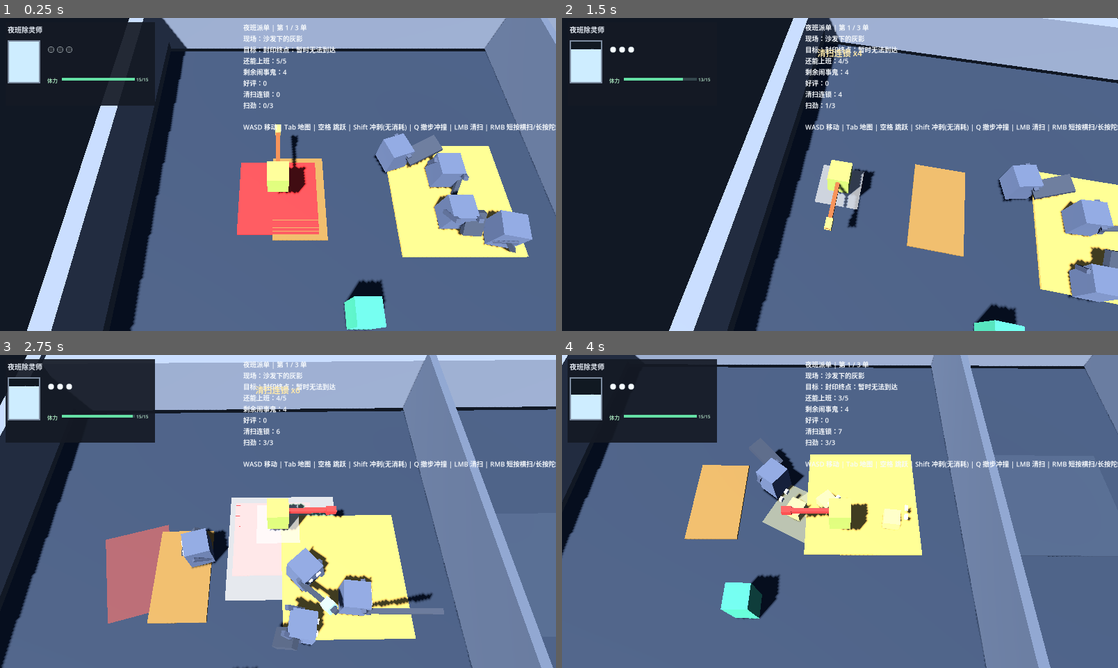
Above: before the commit, frames 1-4 (two rows, left to right).
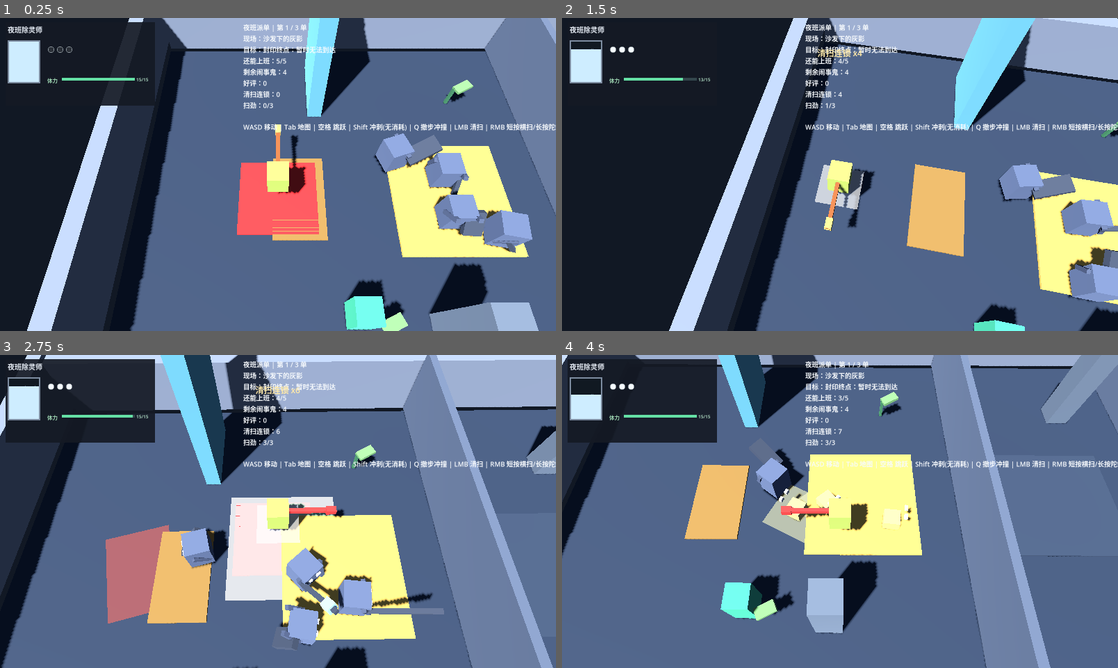
Above: after the commit, the same moments.

Repository: l754121012-afk/Ychuling
Game: Godot game, scene res://scenes/main/V2FirstLoop.tscn
The game is run twice, just before and just after one commit, with the same random seed, the same clock (stepped at 60 frames per second) and the same inputs.
Inputs (mouse positions are in pixels of both pictures, inside the frame that each line leads up to):
- Up to frame 1 (0.25 s): no input
- Up to frame 2 (1.5 s): tap Enter (confirm) at 0.5 s; move the mouse to (962, 158) at 0.52 s; hold D (move_right) 0.53-1.28 s; right-click (962, 158) at 0.6 s; click (962, 158) at 0.67 s; tap Space (jump) at 0.77 s; move the mouse to (728, 190) at 1.27 s; hold S (move_down) from 1.28 s (still down); click (728, 190) at 1.35 s
- Up to frame 3 (2.75 s): tap Space (jump) at 1.52 s; right-click (166, 527) at 1.55 s; move the mouse to (333, 442) at 2.02 s; release S (move_down) at 2.03 s; hold D (move_right) from 2.03 s (still down); tap Enter (confirm) at 2.1 s; right-click (333, 442) at 2.3 s
- Up to frame 4 (4 s): move the mouse to (812, 574) at 2.77 s; release D (move_right) at 2.78 s; hold W (move_up) 2.78-3.53 s; tap Shift (dash) at 2.85 s; click (812, 574) at 2.92 s; tap Space (jump) at 3.02, 3.77 s; right-click (812, 574) at 3.05 s; move the mouse to (1006, 558) at 3.52 s; hold A (move_left) from 3.53 s (still down); hold X (heal) from 3.53 s (still down); right-click (1006, 558) at 3.8 s

The runs differ from the first frame. In frame 1, 5.8% of the frame differs, in the area x 54-97%, y 0-100%; in frame 2, 3.8%; in frame 3, 6.4%; in frame 4, 6.5%, in the area x 28-100%, y 0-90%.

Commit message:
feat(v2): ritual skybeam effects, breakables and env component toolkit

Diff:
--- a/project/scripts/main/M2RouteLab.gd
+++ b/project/scripts/main/M2RouteLab.gd
@@ -5,6 +5,9 @@
 const LiquidBarScript := preload("res://scripts/ui/LiquidHealthBar.gd")
 const GateScript := preload("res://scripts/v2/V2AbilityGate.gd")
 const PickupScript := preload("res://scripts/v2/V2AbilityPickup.gd")
+const RitualScript := preload("res://scripts/v2/V2RitualEffect.gd")
+const EnvFactory := preload("res://scripts/v2/V2EnvFactory.gd")
+const BreakableScript := preload("res://scripts/v2/V2Breakable.gd")
 
 const CAMERA_HEIGHT := 10.5
 const CAMERA_BACK := 5.0
@@ -93,6 +96,7 @@
 	_build_hud()
 	_setup_map_hud()
 	_build_v2_npcs()
+	_build_v2_env_decor()
 	_activate_case(_case_index)
 
 
@@ -175,6 +179,7 @@
 	_reward_pickup = null
 	if is_instance_valid(_player):
 		_player.set_base_sweep_damage(2)
+	_spawn_ritual(Vector3(-8.0, 0.0, -3.6), Color("#eaffc9"))
 	_open_route_gate(0)
 	_show_event("获得夜巡印章：清扫伤害提升，下一案件门已打开")
 	_case_index = 1
@@ -233,6 +238,8 @@
 
 
 func _finish_shift() -> void:
+	if is_instance_valid(_target_marker):
+		_spawn_ritual(_target_marker.global_position, Color("#f2d77a"))
 	_shift_done = true
 	_review_count += 1
 	_set_pad_color(0, Color("#6fce8f"))
@@ -250,6 +257,7 @@
 	_target_auto_timer = 0.0
 	if is_instance_valid(_seal_gate):
 		_seal_gate.try_open({}, true)
+	_spawn_ritual(FINAL_POS, Color("#d9f6ff"))
 	_show_event("封印钥匙到手：封印终点已打开，走过去确认收工")
 	_update_hud()
 
@@ -283,6 +291,29 @@
 		var marker := PlaceholderKit.box("art_key_v2_npc_%s" % npc.id, Color("#57d4a5"), Vector3(0.8, 1.6, 0.8))
 		marker.position = npc.position + Vector3(0.0, 0.8, 0.0)
 		add_child(marker)
+
+
+func _build_v2_env_decor() -> void:
+	EnvFactory.waterfall(self, Vector3(-13.0, 0.0, -5.4), 3.0, 7.0)
+	EnvFactory.plant(self, Vector3(-11.5, 0.0, 4.5))
+	EnvFactory.plant(self, Vector3(-7.0, 0.0, -4.7))
+	EnvFactory.plant(self, Vector3(2.0, 0.0, 4.5))
+	EnvFactory.plant(self, Vector3(8.5, 0.0, -4.5))
+	EnvFactory.pillar(self, Vector3(-9.2, 0.0, 4.6), 0.45, 3.4)
+	EnvFactory.pillar(self, Vector3(1.2, 0.0, -4.7), 0.45, 3.8)
+	EnvFactory.pillar(self, Vector3(10.2, 0.0, 4.5), 0.6, 5.0)
+	for index in range(3):
+		var jar: StaticBody3D = BreakableScript.new()
+		jar.set("breakable_id", "night_jar_%d" % index)
+		add_child(jar)
+		jar.position = Vector3(-6.5 + index * 0.8, 0.0, 4.0)
+
+
+func _spawn_ritual(p_position: Vector3, p_color: Color = Color("#ffe08a")) -> void:
+	var effect: Node3D = RitualScript.new()
+	add_child(effect)
+	effect.global_position = p_position
+	effect.call("play", p_color)
 
 
 func _try_v2_npc() -> void:
--- /dev/null
+++ b/project/scripts/v2/V2Breakable.gd
@@ -0,0 +1,35 @@
+class_name V2Breakable
+extends StaticBody3D
+
+@export var breakable_id := ""
+
+
+func _ready() -> void:
+	if get_child_count() == 0:
+		var shape := SphereShape3D.new()
+		shape.radius = 0.55
+		var collision := CollisionShape3D.new()
+		collision.shape = shape
+		collision.position.y = 0.55
+		add_child(collision)
+
+
+func on_cleaned(_p_by: Node, _p_is_sweep: bool = false, _p_damage: int = 1) -> void:
+	_break_apart()
+
+
+func _break_apart() -> void:
+	if not is_inside_tree():
+		return
+	var parent := get_parent()
+	for index in range(4):
+		var fragment := PlaceholderKit.box("art_key_v2_breakable_fragment_%s_%d" % [breakable_id, index], Color("#9a8368"), Vector3(0.2, 0.2, 0.2))
+		parent.add_child(fragment)
+		fragment.global_position = global_position + Vector3(0.0, 0.8, 0.0)
+		var direction := Vector3(randf_range(-1.0, 1.0), randf_range(0.3, 1.0), randf_range(-1.0, 1.0)).normalized()
+		var tween := create_tween()
+		tween.set_parallel(true)
+		tween.tween_property(fragment, "global_position", fragment.global_position + direction * 2.0, 0.35)
+		tween.tween_property(fragment, "rotation_degrees", Vector3(randf_range(120.0, 300.0), randf_range(120.0, 300.0), randf_range(120.0, 300.0)), 0.35)
+		tween.chain().tween_callback(fragment.queue_free)
+	queue_free()
--- /dev/null
+++ b/project/scripts/v2/V2EnvFactory.gd
@@ -0,0 +1,45 @@
+class_name V2EnvFactory
+extends RefCounted
+
+
+static func platform(p_parent: Node, p_position: Vector3, p_size: Vector3, p_color: Color = Color("#8b96a8")) -> StaticBody3D:
+	var body := StaticBody3D.new()
+	p_parent.add_child(body)
+	body.position = p_position
+	var shape := BoxShape3D.new()
+	shape.size = p_size
+	var collision := CollisionShape3D.new()
+	collision.shape = shape
+	body.add_child(collision)
+	var mesh := PlaceholderKit.box("art_key_v2_platform", p_color, p_size)
+	body.add_child(mesh)
+	return body
+
+
+static func pillar(p_parent: Node, p_position: Vector3, p_radius: float = 0.5, p_height: float = 4.0, p_color: Color = Color("#7c8a9a")) -> MeshInstance3D:
+	var mesh := PlaceholderKit.box("art_key_v2_pillar", p_color, Vector3(p_radius * 2.0, p_height, p_radius * 2.0))
+	p_parent.add_child(mesh)
+	mesh.position = p_position + Vector3(0.0, p_height * 0.5, 0.0)
+	return mesh
+
+
+static func plant(p_parent: Node, p_position: Vector3, p_scale: float = 1.0) -> Node3D:
+	var host := Node3D.new()
+	host.name = "DecorPlant"
+	p_parent.add_child(host)
+	host.position = p_position
+	var stem := PlaceholderKit.box("art_key_v2_plant_stem", Color("#4f8f63"), Vector3(0.12, 1.0, 0.12) * p_scale)
+	stem.position.y = 0.5 * p_scale
+	host.add_child(stem)
+	var leaf := PlaceholderKit.box("art_key_v2_plant_leaf", Color("#8bc47a"), Vector3(0.7, 0.12, 0.4) * p_scale)
+	leaf.position = Vector3(0.3, 1.0, 0.0) * p_scale
+	leaf.rotation_degrees = Vector3(0.0, 25.0, 10.0)
+	host.add_child(leaf)
+	return host
+
+
+static func waterfall(p_parent: Node, p_position: Vector3, p_width: float = 3.0, p_height: float = 7.0) -> MeshInstance3D:
+	var mesh := PlaceholderKit.box("art_key_v2_waterfall", Color("#79c7d6"), Vector3(p_width * 0.2, p_height, p_width))
+	p_parent.add_child(mesh)
+	mesh.position = p_position + Vector3(0.0, p_height * 0.5, 0.0)
+	return mesh
--- /dev/null
+++ b/project/scripts/v2/V2RitualEffect.gd
@@ -0,0 +1,38 @@
+class_name V2RitualEffect
+extends Node3D
+
+const DURATION := 1.4
+
+
+func play(p_color: Color = Color("#ffe08a")) -> void:
+	var ring := PlaceholderKit.ground_quad("art_key_v2_ritual_ring", p_color, Vector2(5.0, 5.0))
+	ring.position.y = 0.06
+	add_child(ring)
+	ring.scale = Vector3(0.15, 0.15, 0.15)
+
+	var ring_tween := create_tween()
+	ring_tween.tween_property(ring, "scale", Vector3(2.2, 2.2, 2.2), 0.18)
+	ring_tween.tween_property(ring, "scale", Vector3(0.35, 0.35, 0.35), 0.2)
+
+	var beam := MeshInstance3D.new()
+	beam.name = "art_key_v2_ritual_beam"
+	var cylinder := CylinderMesh.new()
+	cylinder.top_radius = 0.6
+	cylinder.bottom_radius = 0.6
+	cylinder.height = 14.0
+	beam.mesh = cylinder
+	beam.material_override = PlaceholderKit.material_alpha(p_color, 0.75)
+	beam.position.y = 7.0
+	add_child(beam)
+	beam.scale = Vector3(0.02, 0.02, 0.02)
+
+	var beam_tween := create_tween()
+	beam_tween.tween_interval(0.34)
+	beam_tween.tween_property(beam, "scale", Vector3.ONE, 0.18)
+	beam_tween.tween_interval(0.5)
+	beam_tween.tween_property(beam, "scale", Vector3(1.5, 1.1, 1.5), 0.3)
+	beam_tween.tween_callback(_finish)
+
+
+func _finish() -> void:
+	queue_free()
--- /dev/null
+++ b/project/tests/v2_env_components_smoke.gd
@@ -0,0 +1,27 @@
+extends SceneTree
+
+const EnvFactory := preload("res://scripts/v2/V2EnvFactory.gd")
+const BreakableScript := preload("res://scripts/v2/V2Breakable.gd")
+
+
+func _init() -> void:
+	call_deferred("_run")
+
+
+func _run() -> void:
+	var root_node := Node3D.new()
+	root.add_child(root_node)
+	EnvFactory.platform(root_node, Vector3.ZERO, Vector3(3.0, 0.4, 2.0))
+	EnvFactory.pillar(root_node, Vector3(5.0, 0.0, 0.0))
+	EnvFactory.plant(root_node, Vector3(-2.0, 0.0, 0.0))
+	EnvFactory.waterfall(root_node, Vector3(-5.0, 0.0, 0.0))
+
+	var jar: StaticBody3D = BreakableScript.new()
+	jar.set("breakable_id", "test_jar")
+	root_node.add_child(jar)
+	jar.position = Vector3(1.0, 0.0, 2.0)
+	jar.on_cleaned(null)
+	for _frame in range(10):
+		await process_frame
+	print("V2_ENV platform_children=%s jar_valid=%s" % [root_node.get_child_count(), is_instance_valid(jar)])
+	quit(0 if root_node.get_child_count() >= 4 and not is_instance_valid(jar) else 1)
Not shown, changed: outputs/README.md
Not shown, added: outputs/design/11-V2剩余待办与地图组件清单.md
